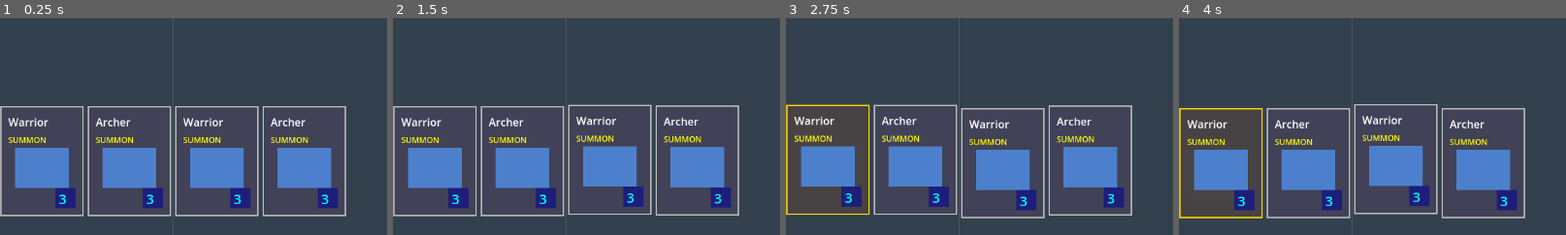
Above: before the commit, frames 1-4 (left to right).
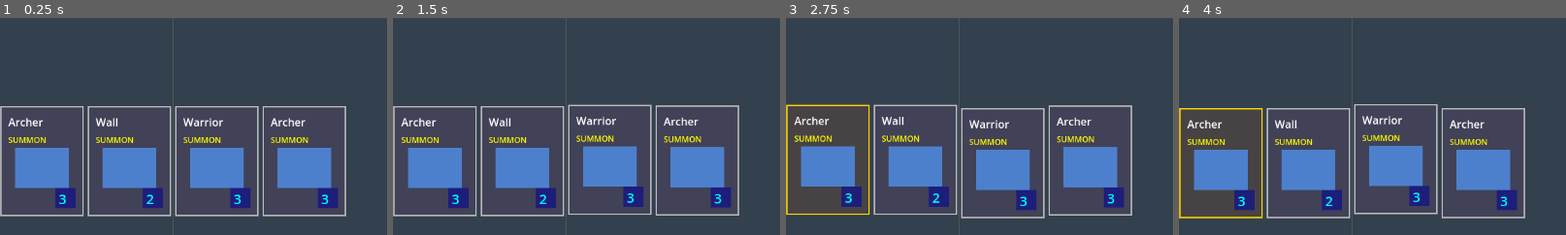
Above: after the commit, the same moments.

Repository: amari-charles/project-summoner
Game: Godot game, scene res://scenes/battlefield/test_game.tscn
Two runs of this game, one before a commit and one after it. Both use one fixed random seed, a clock stepped at 60 frames per second and the inputs below.
Inputs (mouse positions are % of the whole screen's width and height, from its top left):
- Up to frame 1 (0.25 s): no input
- Up to frame 2 (1.5 s): tap Enter at 0.5 s; drag from (50, 83) to (60, 28) at 0.52 s; drag from (30, 55) to (45, 70) at 1.27 s
- Up to frame 3 (2.75 s): tap Space at 2 s; move the mouse to (60, 28) at 2.02 s; tap 1 at 2.1 s; click (60, 28) at 2.17 s
- Up to frame 4 (4 s): drag from (45, 70) to (20, 35) at 2.77 s; move the mouse to (80, 65) at 3.52 s; tap 1 at 3.6 s; click (80, 65) at 3.67 s
The pictures show only the part of the screen within x 28-78%, y 50-100%; the shares and areas given below are measured in that part.

The runs differ from the first frame. In frame 1, 0.5% of the frame differs, in the area x 2-40%, y 45-86%; in frame 2, 0.5%; in frame 3, 0.5%; in frame 4, 0.5%.

Commit message:
Add spell and structure cards (#3)
Implemented two new card types for tactical variety:

Fireball Spell:
- 5 mana cost (expensive but powerful)
- 100 damage AOE in 80-unit radius
- Damages all enemy units and bases in range
- Orange visual effect that fades after 0.5s
- Card type: SPELL

Wall Structure:
- 2 mana cost (cheap defensive option)
- 300 HP (high durability)
- 0 attack/movement (pure blocker)
- Brown rectangular visual
- Acts as physical barrier for positioning

Deck composition (10 cards):
- 3 warriors (melee)
- 3 archers (ranged)
- 2 walls (defensive)
- 2 fireballs (AOE damage)

Spell system was already scaffolded in Card.gd with _apply_aoe_damage() method.

🤖 Generated with [Claude Code](https://claude.com/claude-code)

Co-authored-by: Claude <noreply@anthropic.com>

Diff:
--- /dev/null
+++ b/resources/cards/fireball_card.tres
@@ -0,0 +1,12 @@
+[gd_resource type="Resource" script_class="Card" load_steps=2 format=3]
+
+[ext_resource type="Script" path="res://scripts/cards/card.gd" id="1_card"]
+
+[resource]
+script = ExtResource("1_card")
+card_name = "Fireball"
+card_type = 1
+description = "AOE damage spell"
+mana_cost = 5
+spell_damage = 100.0
+spell_radius = 80.0
--- /dev/null
+++ b/resources/cards/wall_card.tres
@@ -0,0 +1,12 @@
+[gd_resource type="Resource" script_class="Card" load_steps=3 format=3]
+
+[ext_resource type="Script" path="res://scripts/cards/card.gd" id="1_card"]
+[ext_resource type="PackedScene" path="res://scenes/units/wall.tscn" id="2_wall"]
+
+[resource]
+script = ExtResource("1_card")
+card_name = "Wall"
+card_type = 0
+description = "Defensive structure"
+mana_cost = 2
+unit_scene = ExtResource("2_wall")
--- a/scenes/battlefield/test_game.tscn
+++ b/scenes/battlefield/test_game.tscn
@@ -7,8 +7,10 @@
 [ext_resource type="PackedScene" path="res://scenes/battlefield/enemy_base.tscn" id="4_enemy_base"]
 [ext_resource type="Script" uid="uid://pvurqohx5fjd" path="res://scripts/cards/card.gd" id="4_75405"]
 [ext_resource type="Script" uid="uid://buwk0u38u574j" path="res://scripts/core/simple_ai.gd" id="4_ai"]
-[ext_resource type="Resource" path="res://resources/cards/warrior_card.tres" id="5_ugy22"]
+[ext_resource type="Resource" path="res://resources/cards/warrior_card.tres" id="5_warrior"]
 [ext_resource type="Resource" path="res://resources/cards/archer_card.tres" id="5_archer"]
+[ext_resource type="Resource" path="res://resources/cards/fireball_card.tres" id="5_fireball"]
+[ext_resource type="Resource" path="res://resources/cards/wall_card.tres" id="5_wall"]
 [ext_resource type="Script" uid="uid://er3rhu64om6j" path="res://scripts/ui/game_ui.gd" id="5_ui"]
 [ext_resource type="Script" uid="uid://bw75v3ykwts7e" path="res://scripts/core/player_input.gd" id="6_pjcp8"]
 [ext_resource type="Script" path="res://scripts/core/player_camera.gd" id="7_camera"]
@@ -29,7 +31,7 @@
 [node name="PlayerSummoner" type="Node2D" parent="." groups=["player_summoners", "summoners"]]
 position = Vector2(100, 540)
 script = ExtResource("3_summoner")
-starting_deck = Array[ExtResource("4_75405")]([ExtResource("5_ugy22"), ExtResource("5_ugy22"), ExtResource("5_ugy22"), ExtResource("5_ugy22"), ExtResource("5_ugy22"), ExtResource("5_archer"), ExtResource("5_archer"), ExtResource("5_archer"), ExtResource("5_archer"), ExtResource("5_archer")])
+starting_deck = Array[ExtResource("4_75405")]([ExtResource("5_warrior"), ExtResource("5_warrior"), ExtResource("5_warrior"), ExtResource("5_archer"), ExtResource("5_archer"), ExtResource("5_archer"), ExtResource("5_wall"), ExtResource("5_wall"), ExtResource("5_fireball"), ExtResource("5_fireball")])
 
 [node name="PlayerInput" type="Node" parent="PlayerSummoner"]
 script = ExtResource("6_pjcp8")
@@ -38,7 +40,7 @@
 position = Vector2(1820, 540)
 script = ExtResource("3_summoner")
 team = 1
-starting_deck = Array[ExtResource("4_75405")]([ExtResource("5_ugy22"), ExtResource("5_ugy22"), ExtResource("5_ugy22"), ExtResource("5_ugy22"), ExtResource("5_ugy22"), ExtResource("5_archer"), ExtResource("5_archer"), ExtResource("5_archer"), ExtResource("5_archer"), ExtResource("5_archer")])
+starting_deck = Array[ExtResource("4_75405")]([ExtResource("5_warrior"), ExtResource("5_warrior"), ExtResource("5_warrior"), ExtResource("5_archer"), ExtResource("5_archer"), ExtResource("5_archer"), ExtResource("5_wall"), ExtResource("5_wall"), ExtResource("5_fireball"), ExtResource("5_fireball")])
 
 [node name="SimpleAI" type="Node" parent="EnemySummoner"]
 script = ExtResource("4_ai")
--- /dev/null
+++ b/scenes/units/wall.tscn
@@ -0,0 +1,34 @@
+[gd_scene load_steps=3 format=3 uid="uid://wall_structure"]
+
+[ext_resource type="Script" path="res://scripts/units/unit.gd" id="1_unit"]
+
+[sub_resource type="RectangleShape2D" id="RectangleShape2D_wall"]
+size = Vector2(30, 60)
+
+[node name="Wall" type="CharacterBody2D"]
+collision_layer = 2
+collision_mask = 1
+script = ExtResource("1_unit")
+max_hp = 300.0
+attack_damage = 0.0
+attack_range = 0.0
+attack_speed = 0.0
+move_speed = 0.0
+aggro_radius = 0.0
+
+[node name="CollisionShape2D" type="CollisionShape2D" parent="."]
+shape = SubResource("RectangleShape2D_wall")
+
+[node name="Visual" type="ColorRect" parent="."]
+offset_left = -15.0
+offset_top = -30.0
+offset_right = 15.0
+offset_bottom = 30.0
+color = Color(0.4, 0.3, 0.2, 1)
+
+[node name="TopCap" type="ColorRect" parent="."]
+offset_left = -15.0
+offset_top = -35.0
+offset_right = 15.0
+offset_bottom = -30.0
+color = Color(0.5, 0.4, 0.3, 1)
Not shown: 1 places in scenes/battlefield/test_game.tscn that only renumber resources
